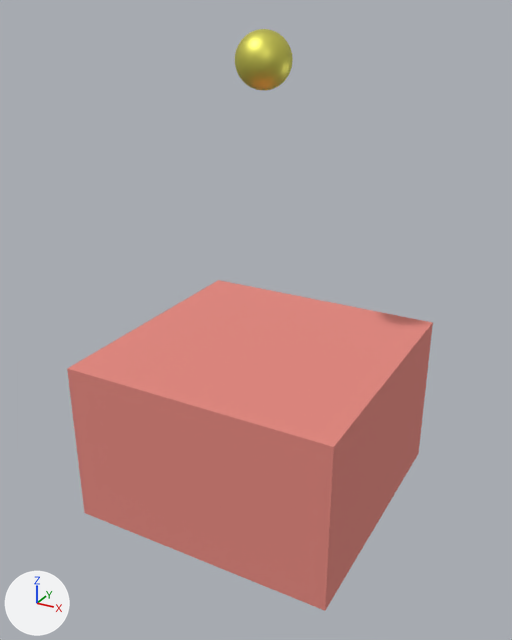
An edit to the Blender file testZone.blend, drawn before and after from the same camera.
Before and after are seen from a 50 mm camera at (2.26, -4.21, 4.53) aimed at (0.01, -0.11, 2.48). Lighting does not change. The marker at lower left points along +X, +Y and +Z.
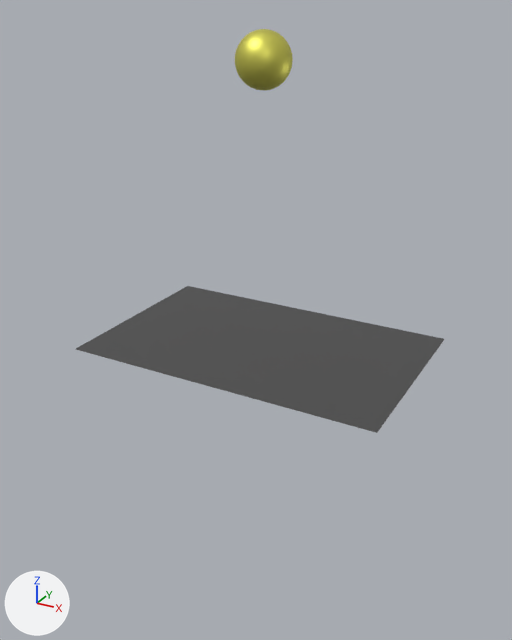
Scene script edits in JSON lines:
```json
{"op": "add", "block": "mat_steel", "code": ["mat_steel = principled_material('Steel')", "mat_steel.base_color = (0.155, 0.155, 0.155)  # dark grey #6e6e6e", "mat_steel.metallic = 0.836", "mat_steel.roughness = 0.477"]}
{"op": "add", "block": "me_plane", "code": ["me_plane = bpy.data.meshes.new('Plane')", "me_plane.from_pydata([(-1.17, -0.74, 2.24), (-1.17, 0.74, 2.24), (1.17, 0.74, 2.24), (1.17, -0.74, 2.24), (0.0, 0.0, 2.24)], [], [(4, 1, 0), (4, 2, 1), (4, 3, 2), (4, 0, 3)])", "me_plane.materials.append(mat_steel)  # dark grey #6e6e6e"]}
{"op": "add", "block": "ob_cube2", "code": "ob_cube2.hide_set(True)"}
{"op": "add", "block": "ob_plane", "code": ["ob_plane = bpy.data.objects.new('Plane', me_plane)", "ob_plane.location = (0.0, 0.0, 0.0)"]}
```

What differs and where, as boxes [x1, y1, x2, y2] in the pictures (512 x 640 px):
```json
{"object": "Cube2", "change": "hidden", "before": [67, 280, 433, 611]}
{"object": "Plane", "change": "added", "after": [76, 286, 444, 433]}
```
